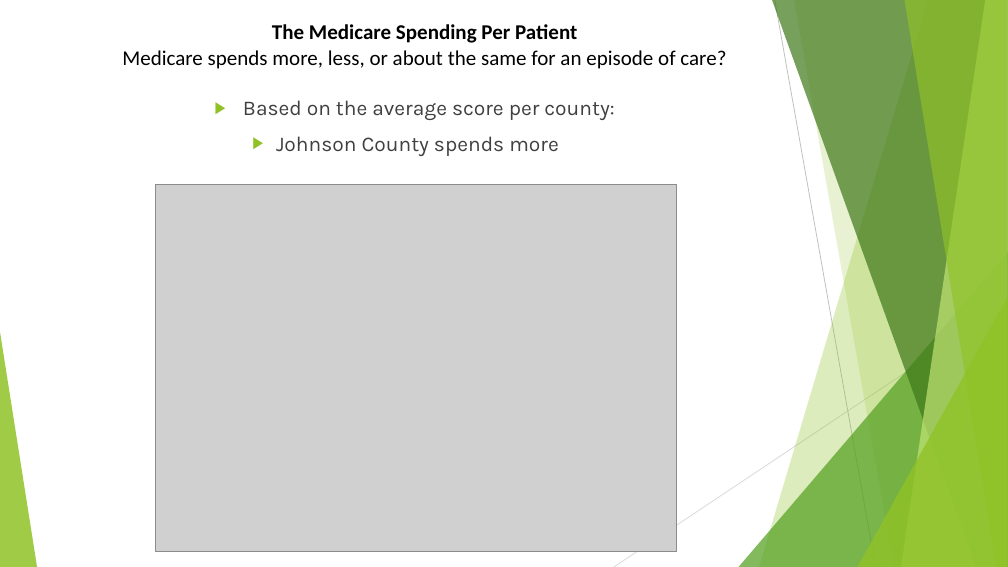
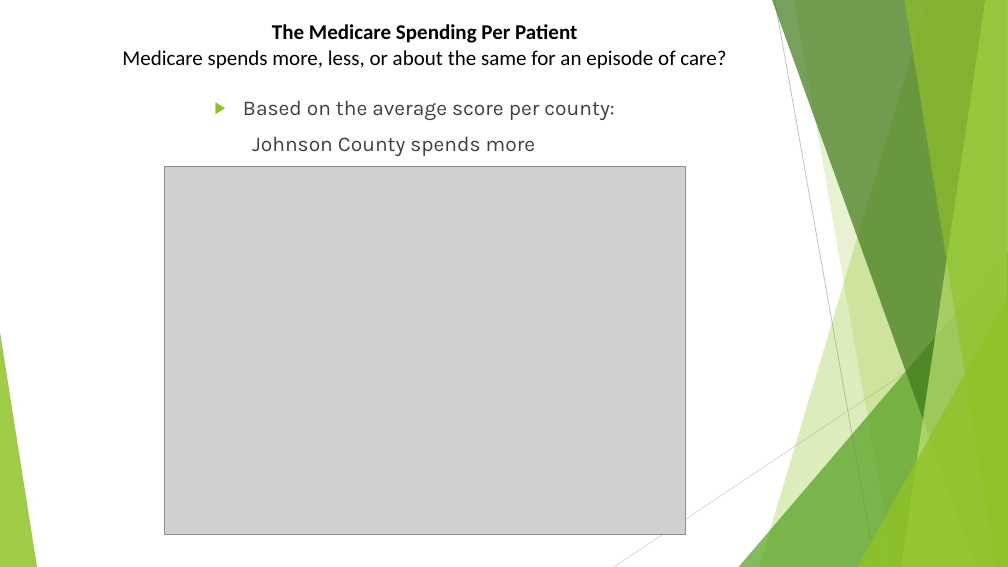
Before and after one commit to TedMur/SnakeBait, a slide deck: slide 9 of SnakeBitePresentation.pptx (slide 8 before the commit). Drawn at 1008x567 pixels with LibreOffice and Linux fonts; fonts in the diff are those of the drawing; grey boxes stand for pictures. Boxes give left, top, right and bottom in pixels: in the first picture for what was removed or moved away, otherwise in the second. Text is boxed around its words. In the diff, an @@ line names an element or a change of style, - is before the commit and + after.

```diff
--- a/SnakeBitePresentation.pptx
+++ b/SnakeBitePresentation.pptx
@@ text at (252,136,536,156): bullet ▶ to none @@
@@ picture: place and size @@
-picture at (156,185,678,552)
+picture at (164,167,686,535)
```
Also in this commit, not shown: 9 other slides changed, 3 slides added, 2 slides removed.
